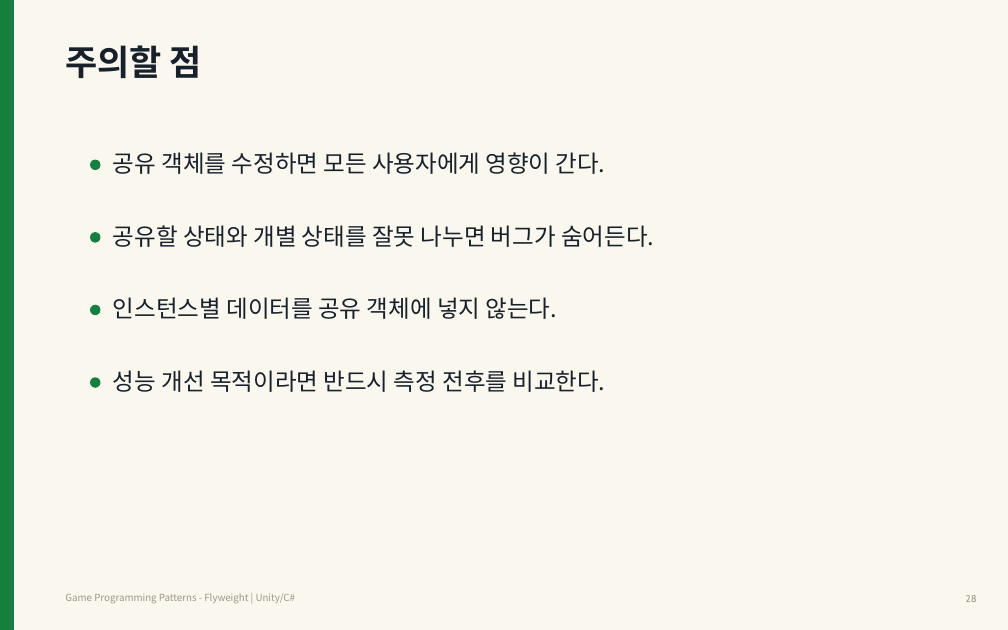
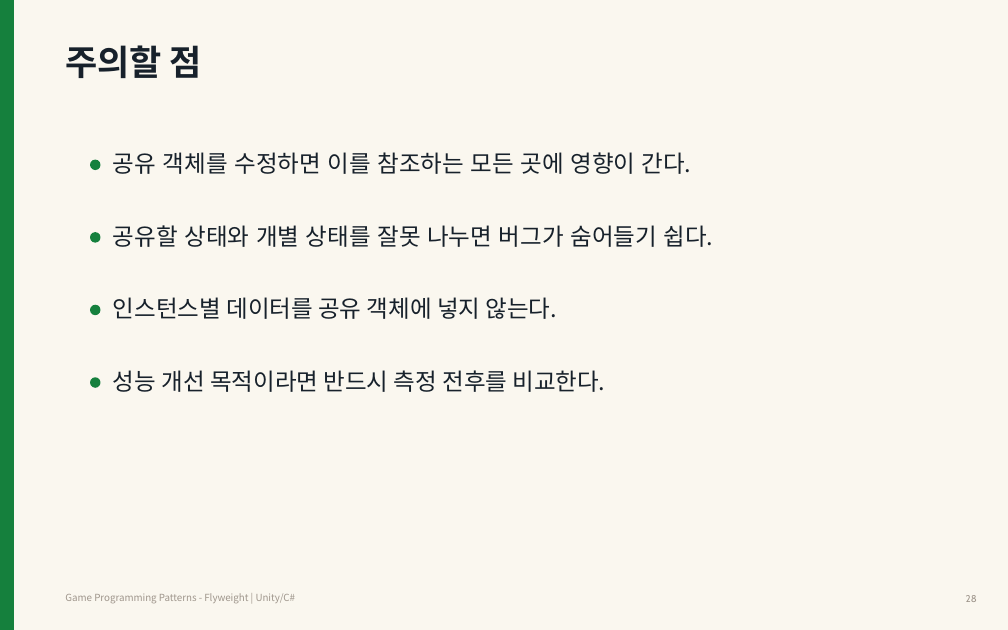
Before and after one commit to Meerkat-GMD/unity-programming-pattern, a slide deck: slide 28 of 03차시_Flyweight/강의자료/유니티 프로그래밍 패턴 3차시 - Flyweight.pptx. Drawn at 1008x630 pixels with LibreOffice and Linux fonts; fonts in the diff are those of the drawing. Boxes give left, top, right and bottom in pixels: in the first picture for what was removed or moved away, otherwise in the second. Text is boxed around its words. In the diff, an @@ line names an element or a change of style, - is before the commit and + after.

```diff
--- a/03차시_Flyweight/강의자료/유니티 프로그래밍 패턴 3차시 - Flyweight.pptx
+++ b/03차시_Flyweight/강의자료/유니티 프로그래밍 패턴 3차시 - Flyweight.pptx
@@ text at [113,152,692,174]: text changed @@
-공유 객체를 수정하면 모든 사용자에게 영향이 간다.
+공유 객체를 수정하면 이를 참조하는 모든 곳에 영향이 간다.
@@ text at [113,225,714,247]: text changed @@
-공유할 상태와 개별 상태를 잘못 나누면 버그가 숨어든다.
+공유할 상태와 개별 상태를 잘못 나누면 버그가 숨어들기 쉽다.
```
Also in this commit, not shown: 13 other slides changed.
